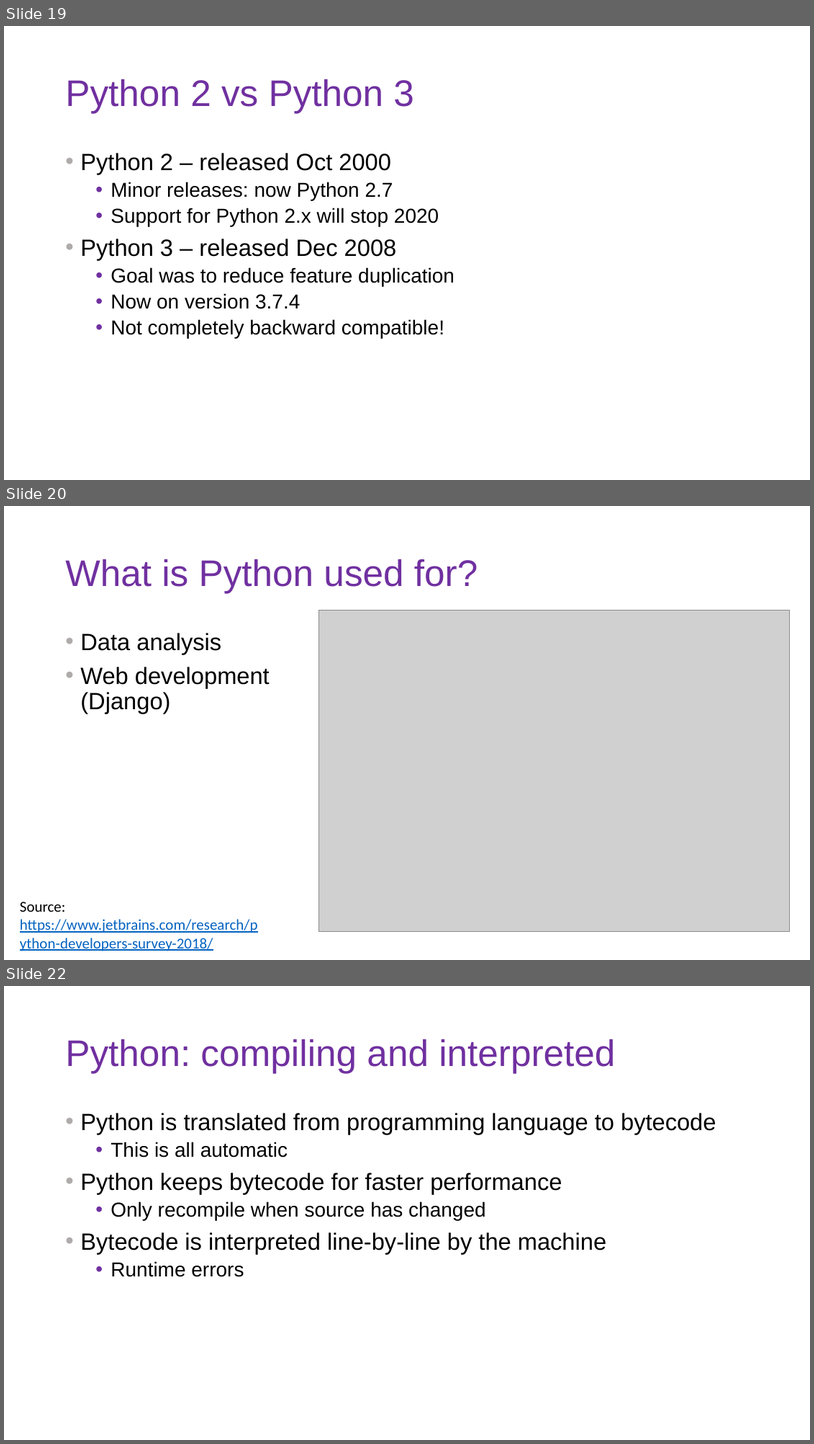
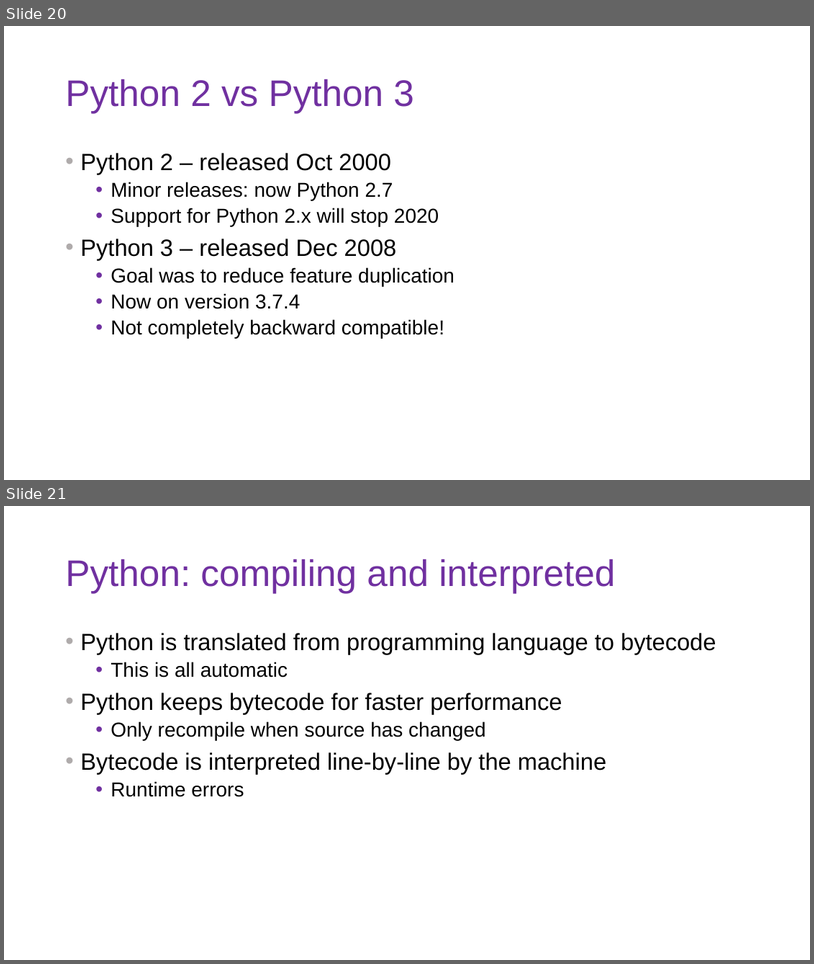
Before and after one commit to DoriMG/SN_python_course, a slide deck: lectures/1_intro_cs.pptx. Shown one above the other, each under a label of ours: slides 19, 20 and 22 before the commit, slides 20 and 21 after it; the slides between them are not shown. The pictures are 814x1444 and 814x964 pixels, drawn with LibreOffice and Linux fonts; fonts in the diff are those of the drawing; grey boxes stand for pictures. Boxes give left, top, right and bottom in pixels: in the first picture for what was removed or moved away, otherwise in the second. Text is boxed around its words. In the diff, an @@ line names an element or a change of style, - is before the commit and + after.

```diff
--- a/lectures/1_intro_cs.pptx
+++ b/lectures/1_intro_cs.pptx
@@ slide 20 removed at bbox=[4, 506, 810, 960], background #FFFFFF @@
@@ title removed at bbox=[65, 559, 478, 593] @@
-What is Python used for?
@@ picture removed at bbox=[319, 610, 790, 932] @@
@@ text removed at bbox=[80, 633, 270, 713] @@
-• Data analysis
-• Web development
-  (Django)
@@ text removed at bbox=[20, 901, 258, 951] @@
-Source: https://www.jetbrains.com/research/python-developers-survey-2018/
@@ what was slide 19 is now slide 20 @@
@@ what was slide 22 is now slide 21 @@
```
Also in this commit, not shown: 12 slides added, 5 other slides removed, 40 other files.
